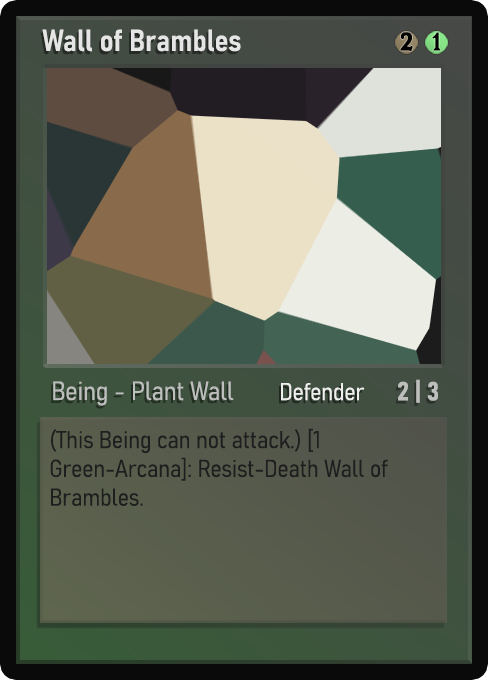
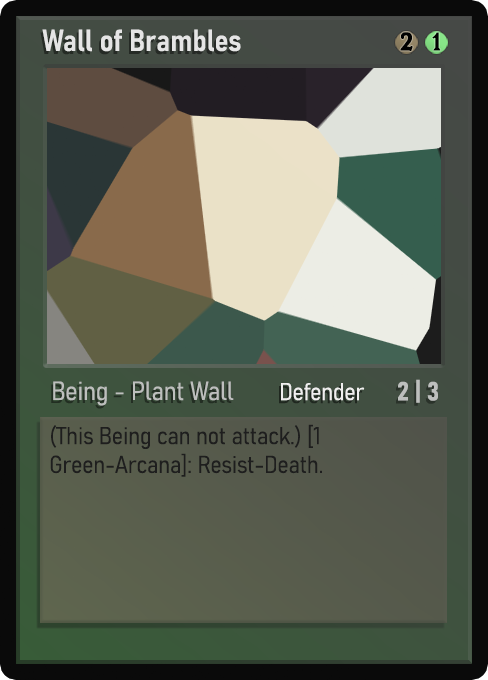
Layers edited between the first and the second 488×680 image:
painted on "Desc_norm" over [left=50, top=424, right=388, bottom=506]
